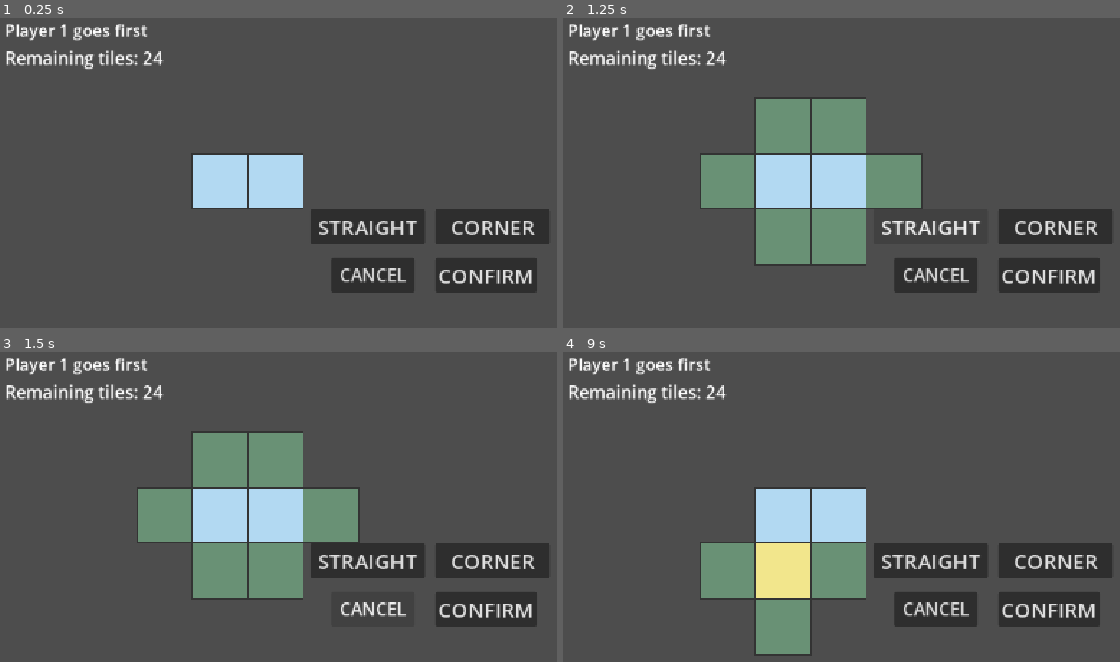
Above: before the commit, frames 1-4 (two rows, left to right).
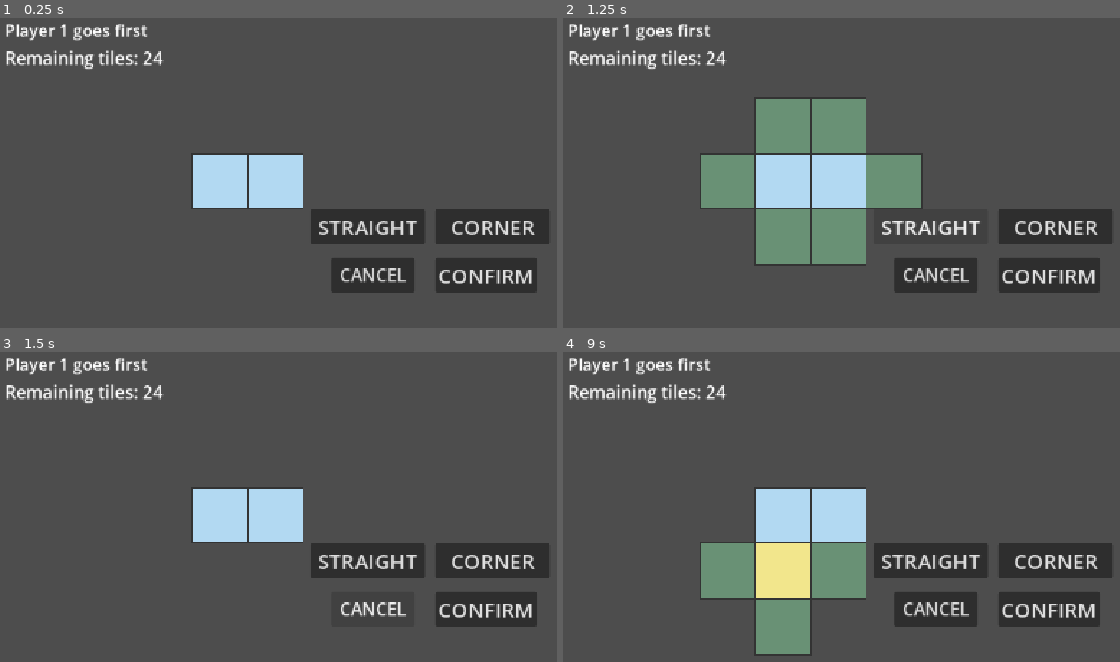
Above: after the commit, the same moments.

Repository: NguyenDucAnh20235585/monorail-godot
Game: Godot game, scene res://main.tscn
Same seed, same stepped clock (60 frames per second), same inputs: the game is played once before the commit and once after it.
Inputs (mouse positions are in pixels of both pictures, inside the frame that each line leads up to):
- Up to frame 1 (0.25 s): no input
- Up to frame 2 (1.25 s): click "STRAIGHT" at 0.5 s
- Up to frame 3 (1.5 s): click "CANCEL" at 1.25 s
- Up to frame 4 (9 s): click "CORNER" at 2 s; click "CONFIRM" at 2.75 s; click "CONFIRM" at 3.5 s; click "STRAIGHT" at 4.25 s; click "CORNER" at 5 s; click "CONFIRM" at 5.75 s; click "STRAIGHT" at 6.5 s; click "CORNER" at 7.25 s; tap Enter at 8 s; move the mouse to (outside the picture) at 8.02 s; click (outside the picture) at 8.17 s; tap Space at 8.75 s; move the mouse to (785, 581) at 8.77 s; click (785, 581) at 8.92 s

Frames 1-2 are identical in both runs. In frame 3, 11% of the frame differs, in the area x 24-65%, y 25-80%; in frame 4, nothing differs.

Commit message:
feat: complete week 2 game flow prototype - anh.nd

Diff:
--- a/main.gd
+++ b/main.gd
@@ -34,11 +34,17 @@
 	$RemainingTilesLabel.text = "Remaining tiles: %d" % game_state.remaining_tiles
 
 func _on_confirm_button_pressed():
-	confirm_pending_move()
+	confirm_move()
 
 func update_hud():
 	$TurnLabel.text = players[game_state.current_player]["name"] + "'s turn"
 	$RemainingTilesLabel.text = "Remaining tiles: %d" % game_state.remaining_tiles
+
+func start_turn():
+	reset_pending_move()
+	$Board.set_pending_move(pending_move)
+	$Board.set_indicators([])
+	update_hud()
 
 func reset_pending_move():
 	pending_move = {
@@ -48,7 +54,7 @@
 
 	selected_tile_type = -1
 
-func confirm_pending_move():
+func confirm_move():
 	if pending_move["tiles"].is_empty():
 		print("No pending tiles to confirm")
 		return
@@ -57,22 +63,15 @@
 	$Board.set_board(game_state.board)
 
 	RulesEngine.end_turn(game_state)
+	start_turn()
 
-	reset_pending_move()
-	$Board.set_pending_move(pending_move)
-	$Board.set_indicators([])
-
-	update_hud()
-
+	# DEBUG/TẠM
+	print("Pending player: ", pending_move["player_id"])
 	print("Move confirmed")
 	print("Remaining tiles: ", game_state.remaining_tiles)
 	print("Current player: ", game_state.current_player)
 
 func cancel_pending_move():
-	if pending_move["tiles"].is_empty():
-		print("No pending tiles to cancel")
-		return
-
 	reset_pending_move()
 	$Board.set_pending_move(pending_move)
 	$Board.set_indicators([])
@@ -81,6 +80,9 @@
 
 func _on_cancel_button_pressed():
 	cancel_pending_move()
+
+func get_pending_tile_limit() -> int:
+	return mini(3, game_state.remaining_tiles)
 
 # DEBUG/TẠM: candidate placement theo pending flow, chưa dùng validator thật
 func show_debug_indicators():
@@ -100,7 +102,7 @@
 	for tile in pending_move["tiles"]:
 		positions.erase(tile["position"])
 
-	if pending_move["tiles"].size() >= 3:
+	if pending_move["tiles"].size() >= get_pending_tile_limit():
 		positions.clear()
 
 	$Board.set_indicators(positions)
@@ -120,8 +122,8 @@
 		print("No tile type selected")
 		return
 
-	if pending_move["tiles"].size() >= 3:
-		print("Pending move already has 3 tiles")
+	if pending_move["tiles"].size() >= get_pending_tile_limit():
+		print("Pending move reached tile limit")
 		return
 
 	var tile = {
--- a/scripts/core/game_state.gd/game_state.gd
+++ b/scripts/core/game_state.gd/game_state.gd
@@ -1,7 +1,5 @@
 class_name GameState
 extends RefCounted
-
-var game_state: GameState
 
 var board: Dictionary = {}
 var current_player: int = -1
